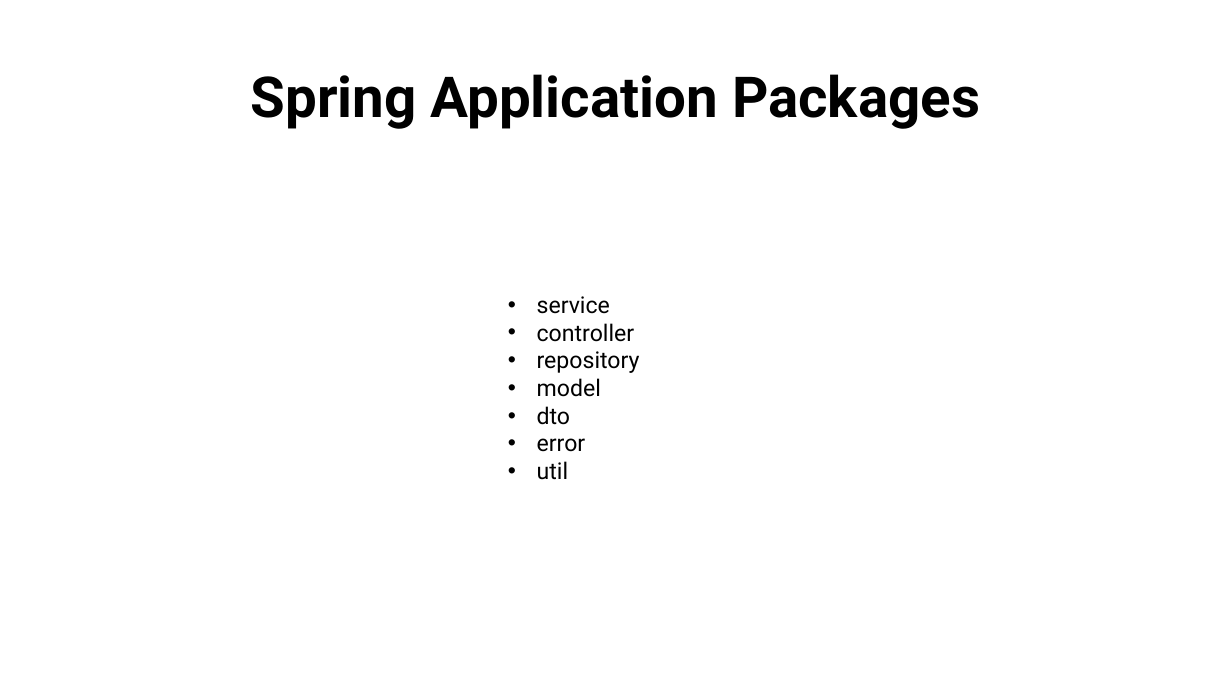
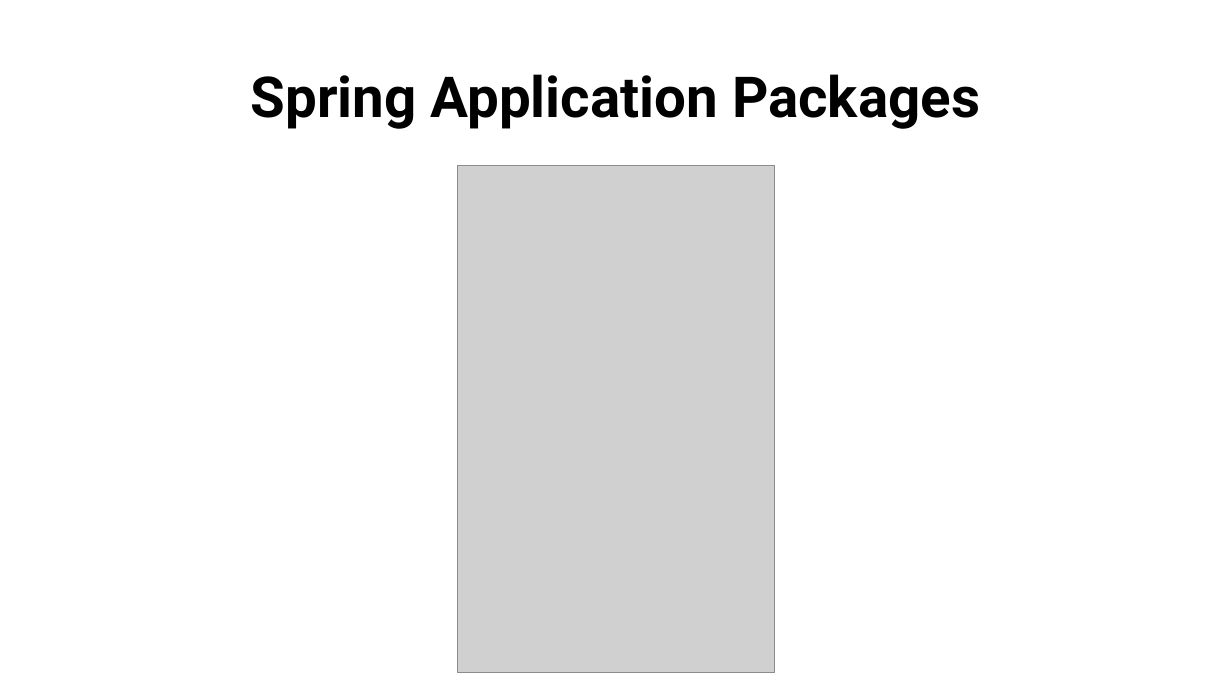
Before and after one commit to aminebag/distributed_systems, a slide deck: slide 6 of spring.pptx. Drawn at 1232x693 pixels with LibreOffice and Linux fonts; fonts in the diff are those of the drawing; grey boxes stand for pictures. Boxes give left, top, right and bottom in pixels: in the first picture for what was removed or moved away, otherwise in the second. Text is boxed around its words. In the diff, an @@ line names an element or a change of style, - is before the commit and + after.

```diff
--- a/spring.pptx
+++ b/spring.pptx
@@ picture added at box(457, 165, 775, 672) @@
@@ text removed at box(537, 296, 640, 480) @@
-• service
-• controller
-• repository
-• model
-• dto
-• error
-• util
```
